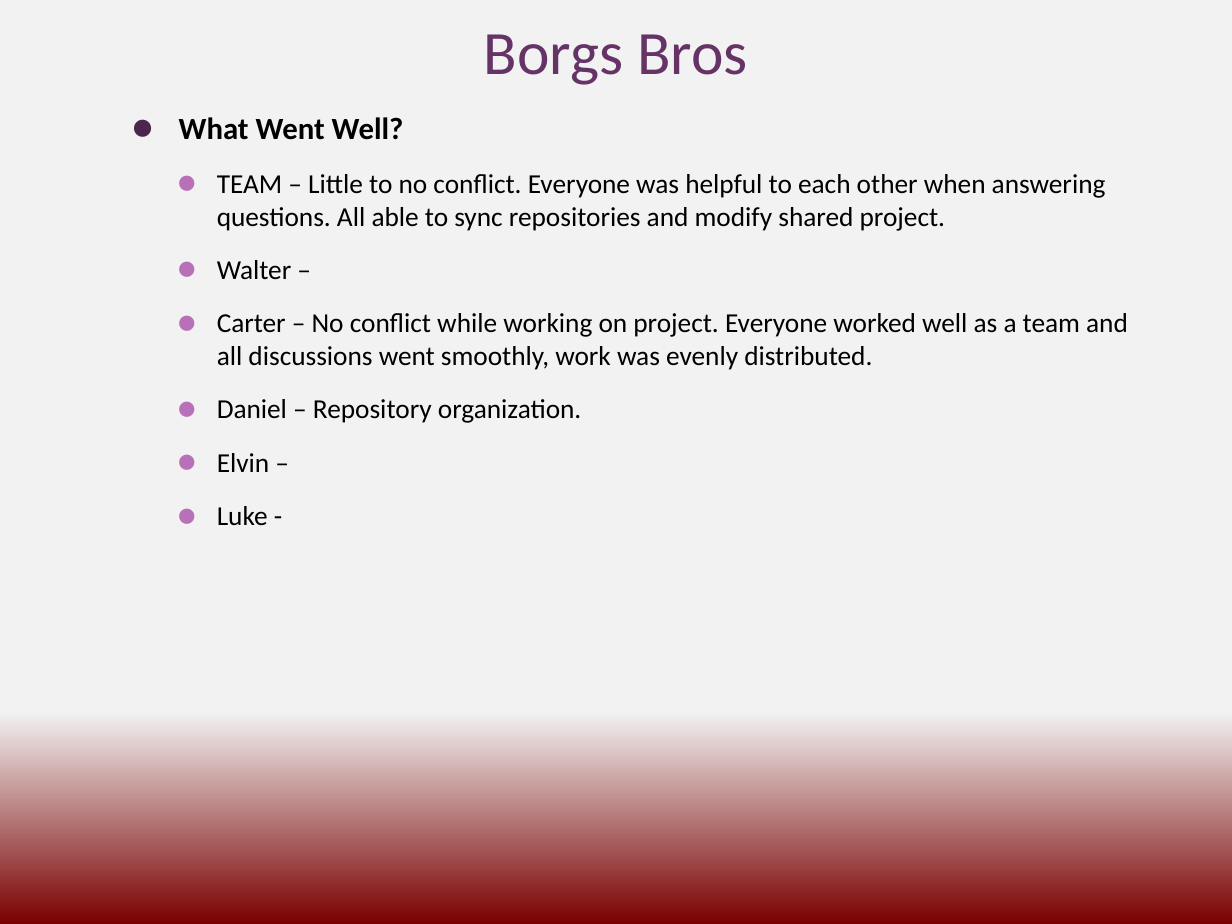
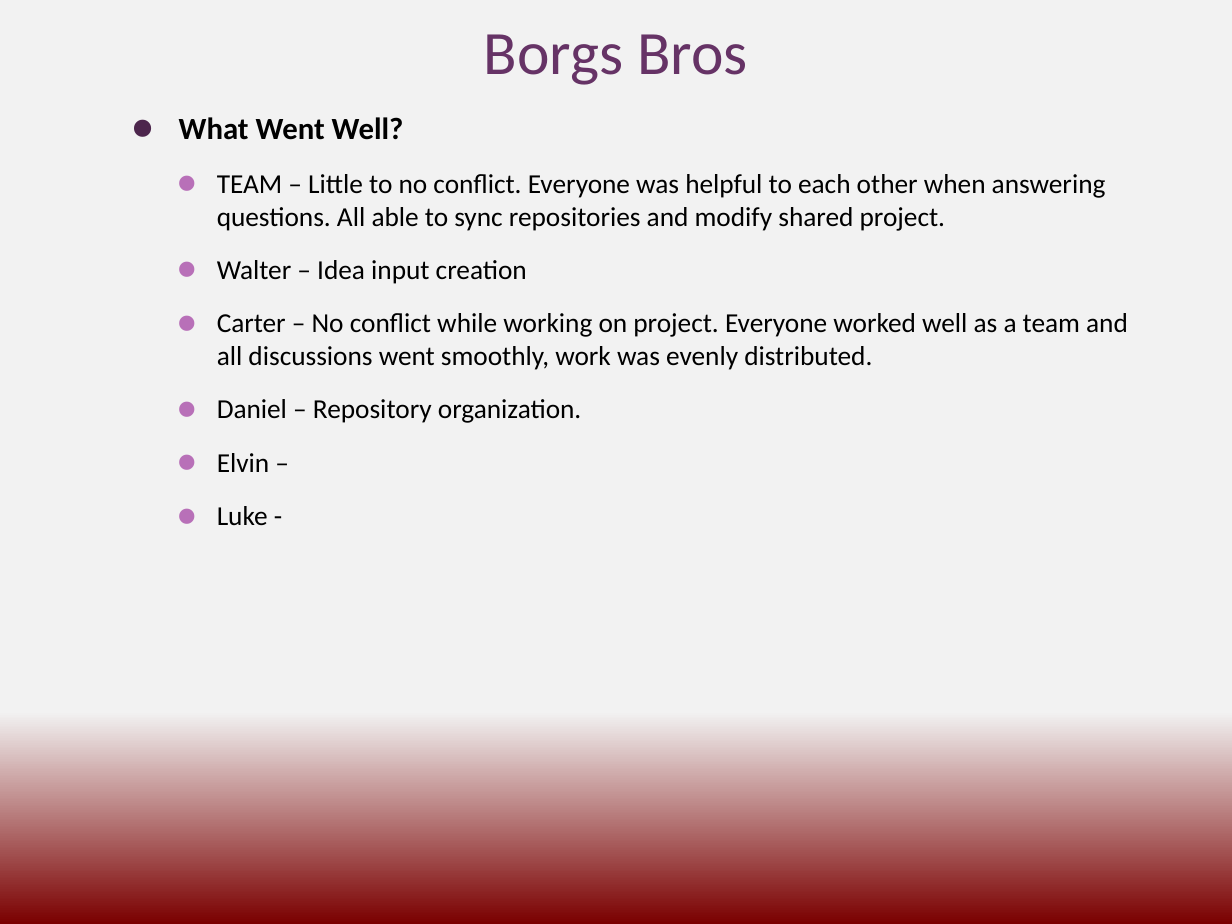
Before and after one commit to waltergarciaguirre/JepTesting, a slide deck: slide 1 of docs/Borgs_Retrospective.pptx. Drawn at 1232x924 pixels with LibreOffice and Linux fonts; fonts in the diff are those of the drawing. Boxes give left, top, right and bottom in pixels: in the first picture for what was removed or moved away, otherwise in the second. Text is boxed around its words. In the diff, an @@ line names an element or a change of style, - is before the commit and + after.

Commit message:
Update Borgs_Retrospective.pptx
Merged carter and walter powerpoint update

```diff
--- a/docs/Borgs_Retrospective.pptx
+++ b/docs/Borgs_Retrospective.pptx
@@ text at bbox=[217, 260, 527, 284]: text changed @@
-    ⚫ Walter –
+    ⚫ Walter – Idea input creation
```
Also in this commit, not shown: 2 other slides changed.
